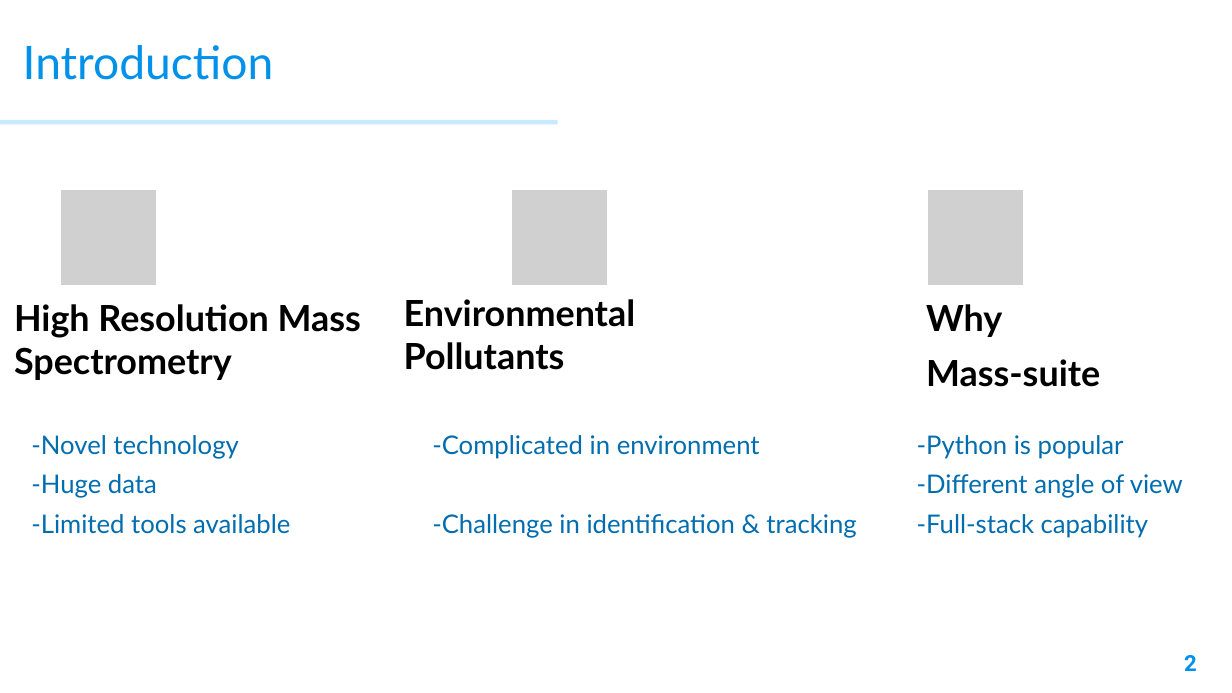
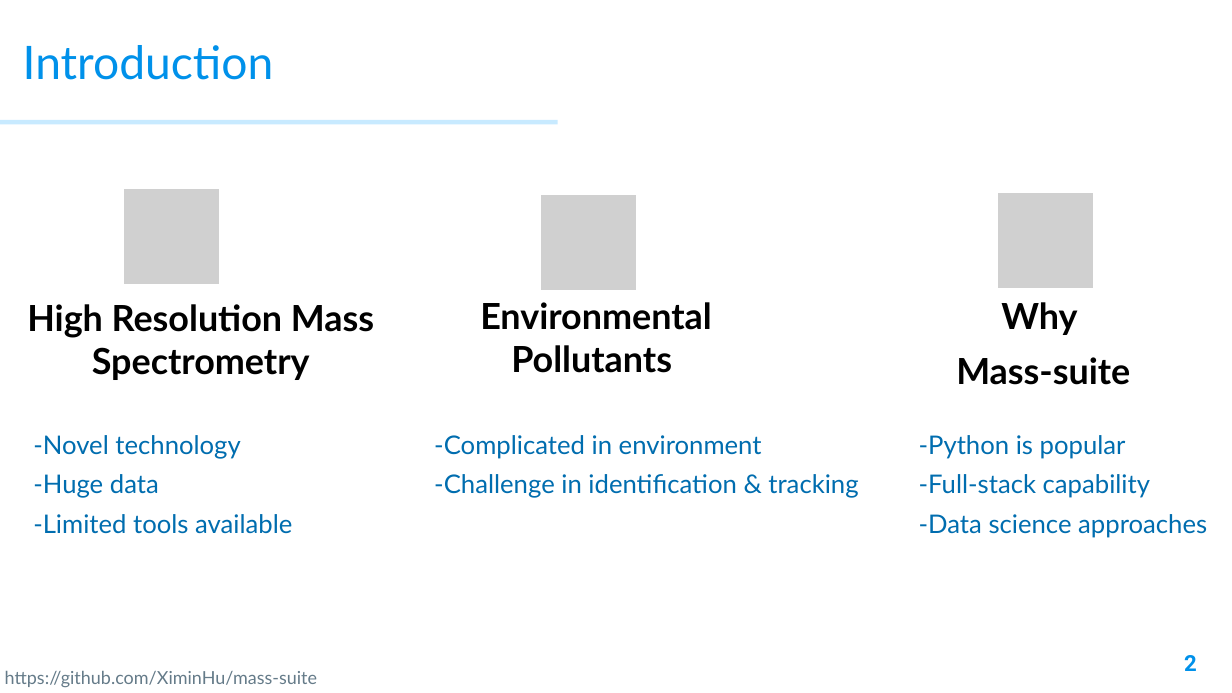
Before and after one commit to XiminHu/mass-suite, a slide deck: slide 2 of doc/20210326 ACS presentation.pptx. Drawn at 1232x693 pixels with LibreOffice and Linux fonts; fonts in the diff are those of the drawing; grey boxes stand for pictures. Boxes give left, top, right and bottom in pixels: in the first picture for what was removed or moved away, otherwise in the second. Text is boxed around its words. In the diff, an @@ line names an element or a change of style, - is before the commit and + after.

```diff
--- a/doc/20210326 ACS presentation.pptx
+++ b/doc/20210326 ACS presentation.pptx
@@ picture: place and size @@
-picture at <box>59,189,157,287</box>
+picture at <box>123,188,221,286</box>
@@ picture: place and size @@
-picture at <box>511,189,609,287</box>
+picture at <box>540,194,638,292</box>
@@ picture: place and size @@
-picture at <box>926,189,1024,287</box>
+picture at <box>997,192,1095,290</box>
@@ alignment left to centre in 3 elements at <box>27,304,374,380</box>, <box>956,302,1130,385</box>, <box>480,302,712,373</box> @@
@@ text "Environmental Pollutants": place and size @@
-text "Environmental Pollutants" at <box>404,299,636,370</box>
+text "Environmental Pollutants" at <box>480,302,712,373</box>
@@ text "Why": place and size @@
-text "Why" at <box>926,304,1100,387</box>
+text "Why" at <box>956,302,1130,385</box>
@@ text "-Complicated in environment" rewrapped from <box>432,435,856,538</box> to <box>434,435,858,498</box> @@
@@ text at <box>917,474,1183,498</box>: paragraph removed @@
--Different angle of view
@@ text at <box>919,514,1207,538</box>: paragraph added @@
+-Data science approaches
@@ text added at <box>5,671,317,687</box>, 14 pt, text #657B89 @@
+  https://github.com/XiminHu/mass-suite
```
Also in this commit, not shown: 16 other slides changed, 1 slide added, 1 slide removed, 22 other files.
